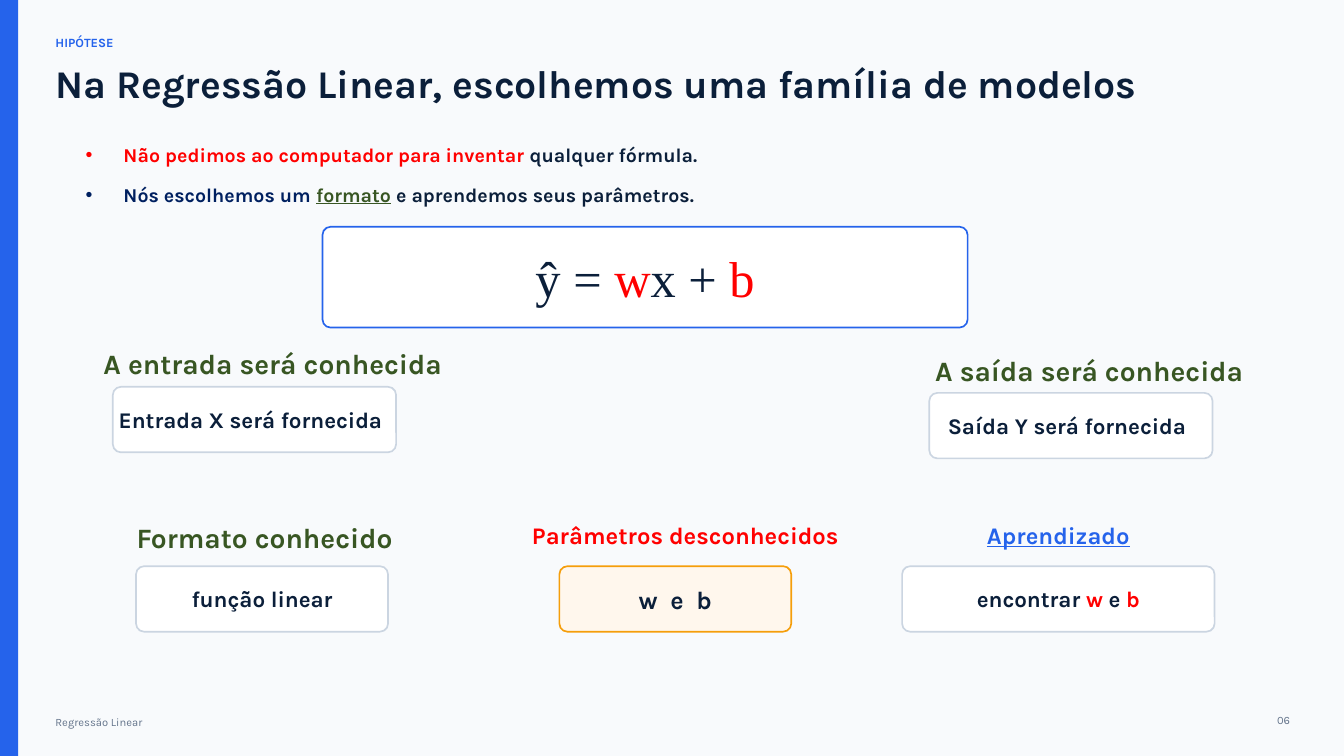
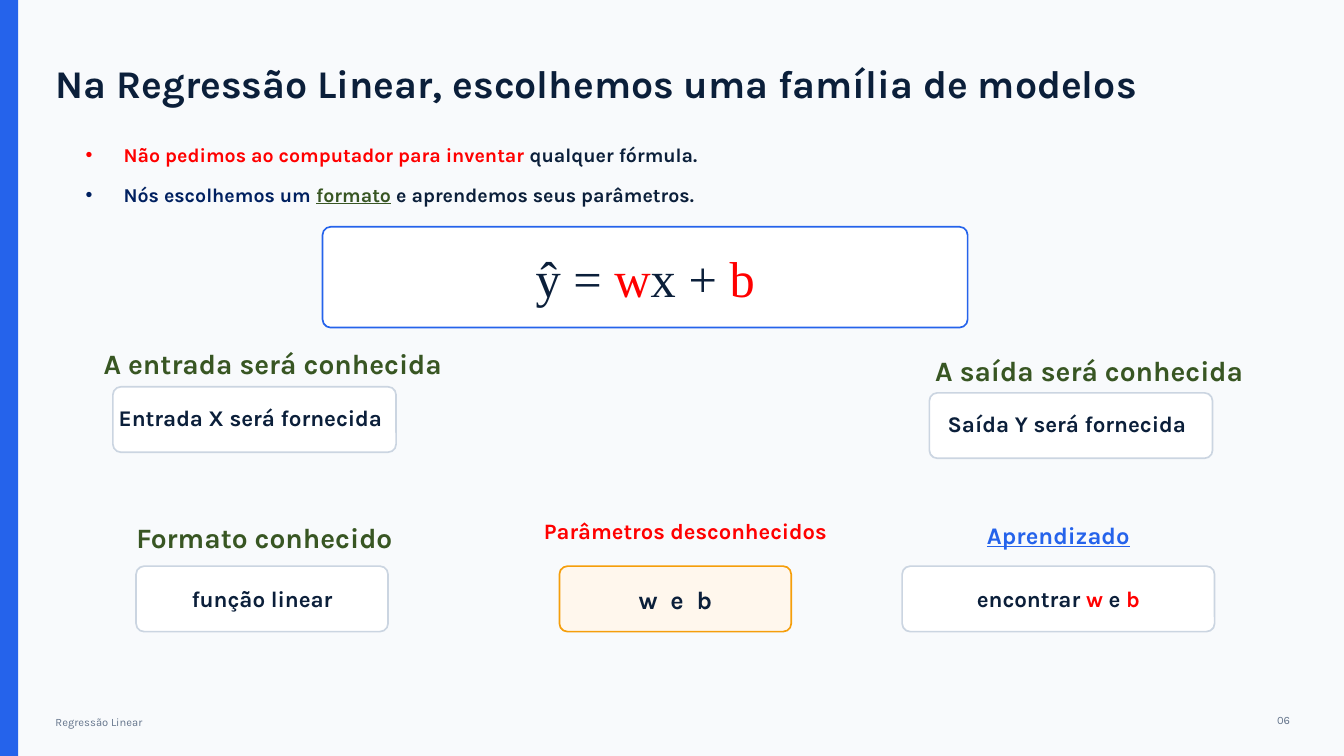
Before and after one commit to bruno-antonio-marques/2026-2-gestao-e-analise-de-dados-exercicios, a slide deck: slide 8 of 03-2026-08-25-coleta_de_dados_e_regressao_linear/aula_regressao_linear.pptx. Drawn at 1344x756 pixels with LibreOffice and Linux fonts; fonts in the diff are those of the drawing. Boxes give left, top, right and bottom in pixels: in the first picture for what was removed or moved away, otherwise in the second. Text is boxed around its words. In the diff, an @@ line names an element or a change of style, - is before the commit and + after.

```diff
--- a/03-2026-08-25-coleta_de_dados_e_regressao_linear/aula_regressao_linear.pptx
+++ b/03-2026-08-25-coleta_de_dados_e_regressao_linear/aula_regressao_linear.pptx
@@ text removed at (55, 35, 113, 47) @@
-HIPÓTESE
@@ text "Entrada X será fornecida" at (119, 408, 382, 427): line spacing 1 to 0.9 @@
@@ text "Saída Y será fornecida" at (948, 414, 1186, 433): line spacing 1 to 0.9 @@
@@ text "Parâmetros desconhecidos" at (544, 522, 826, 540): size 17 to 15.7 pt; line spacing 1 to 0.9 @@
```
Also in this commit, not shown: 22 other slides changed, 2 slides added, 1 slide removed.
